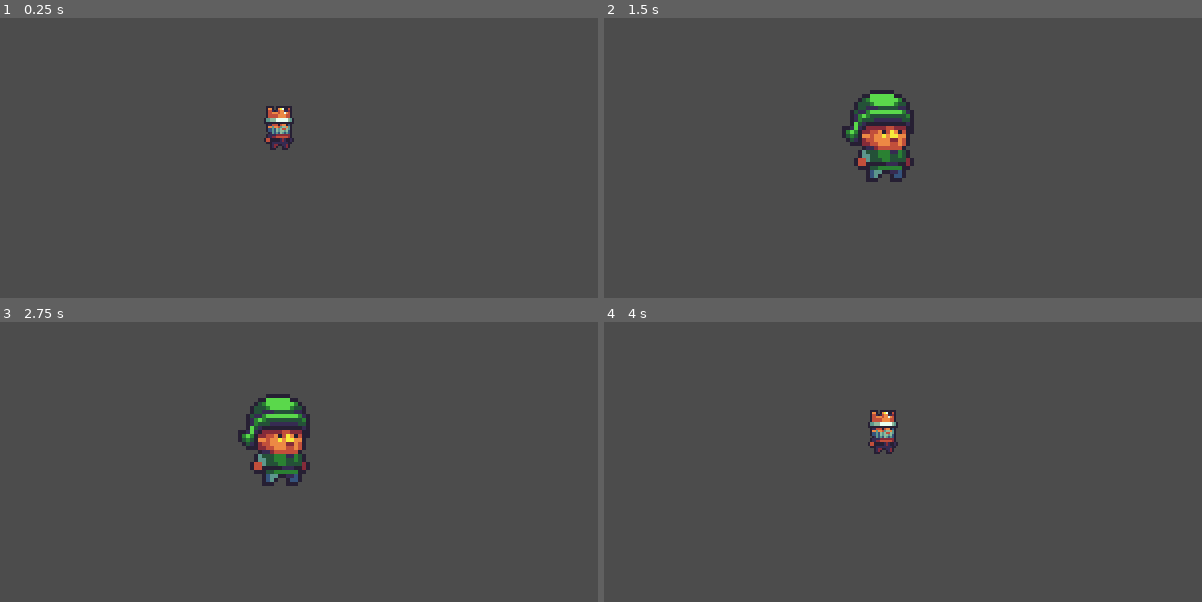
Above: before the commit, frames 1-4 (two rows, left to right).
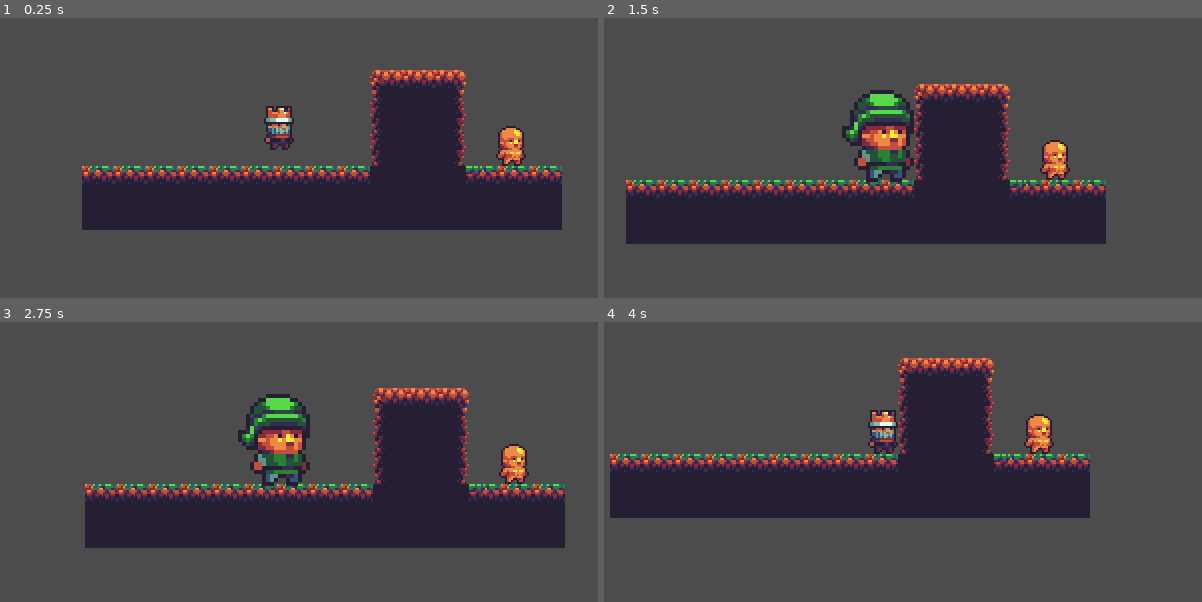
Above: after the commit, the same moments.

Repository: Zoofule/COM_419
Game: Godot game, scene res://StageOne.tscn
The game is run twice, just before and just after one commit, with the same random seed, the same clock (stepped at 60 frames per second) and the same inputs. Before the commit the project starts from res://player.tscn.
Inputs (mouse positions are in pixels of both pictures, inside the frame that each line leads up to):
- Up to frame 1 (0.25 s): no input
- Up to frame 2 (1.5 s): move the mouse to (1022, 99) at 0.52 s; hold Shift (Run) 0.53-1.28 s; hold Right (ui_right) from 0.53 s (still down); click (1022, 99) at 0.67 s; tap Space (ui_select) at 0.77 s; tap Enter at 1.25 s; move the mouse to (753, 135) at 1.27 s; tap X (toggle) at 1.35 s
- Up to frame 3 (2.75 s): tap Space (ui_select) at 1.52 s; move the mouse to (340, 341) at 2.02 s; release Right (ui_right) at 2.03 s; hold Left (ui_left) from 2.03 s (still down); hold Shift (Run) from 2.03 s (still down)
- Up to frame 4 (4 s): move the mouse to (849, 492) at 2.77 s; release Left (ui_left) at 2.78 s; release Shift (Run) at 2.78 s; hold Right (ui_right) from 2.78 s (still down); tap X (toggle) at 2.85 s; click (849, 492) at 2.92 s; tap Space (ui_select) at 3.02, 3.77 s; move the mouse to (1076, 476) at 3.52 s; hold Shift (Run) from 3.53 s (still down)

The runs differ from the first frame. In frame 1, 24% of the frame differs, in the area x 13-94%, y 18-76%; in frame 2, 24%; in frame 3, 24%; in frame 4, 24%.

Commit message:
fixed main seen and export
Main scene is now Stage One instead of player

Export now exports as self contained .exe

Diff:
--- a/project.godot
+++ b/project.godot
@@ -11,7 +11,7 @@
 [application]
 
 config/name="2d platformer"
-run/main_scene="res://player.tscn"
+run/main_scene="res://StageOne.tscn"
 config/icon="res://icon.png"
 
 [display]
Not shown, added: export_presets.cfg
